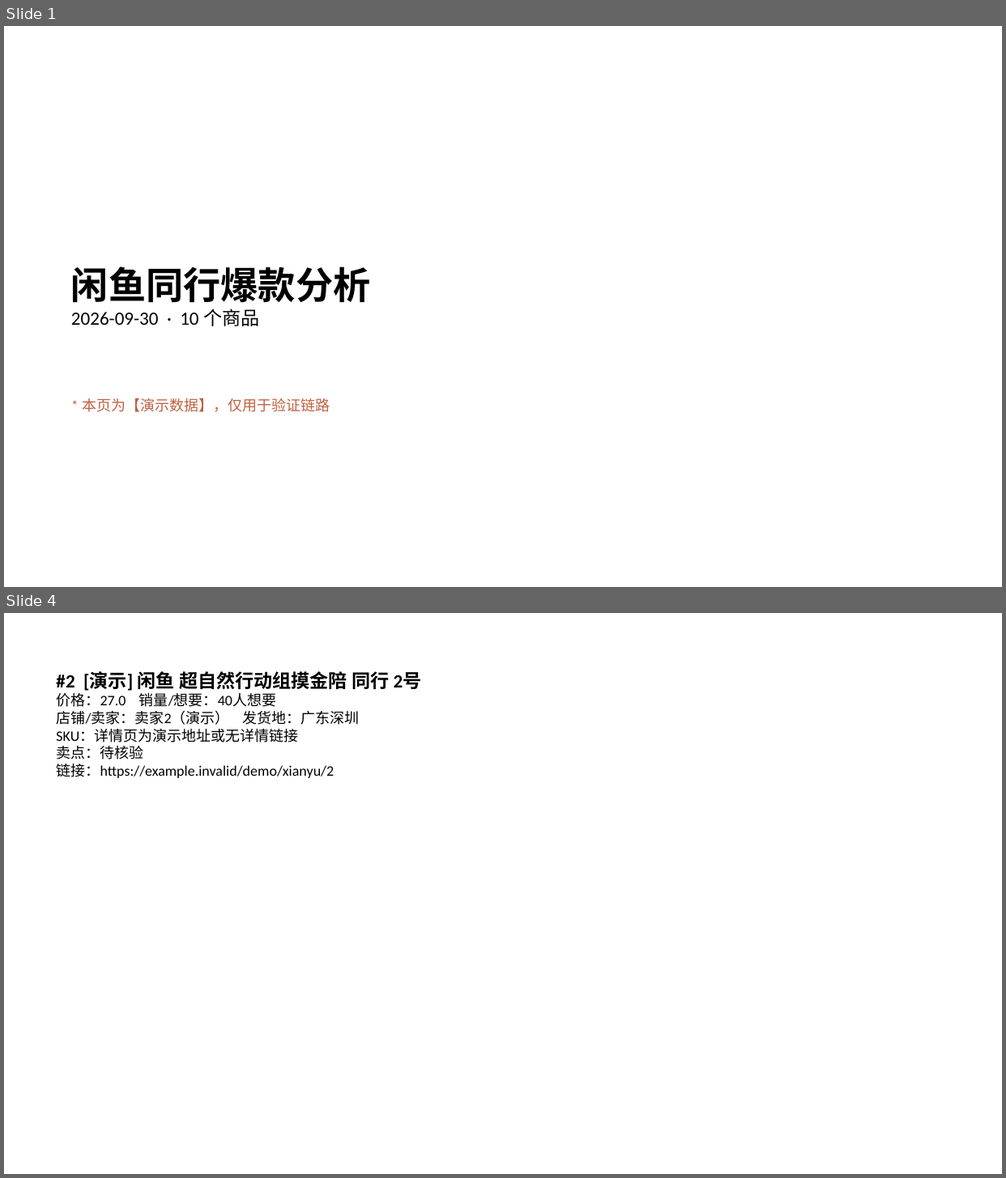
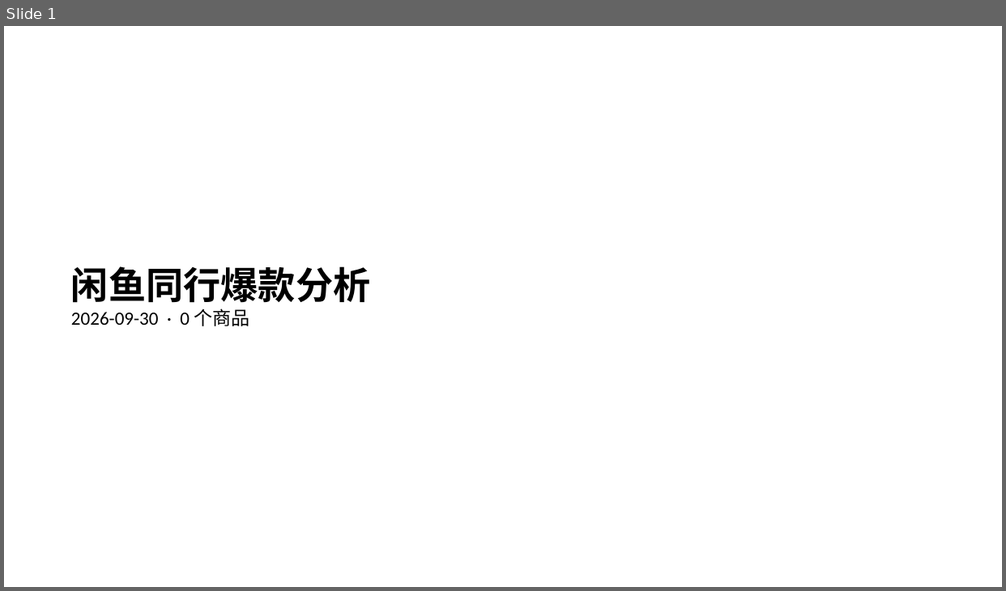
Before and after one commit to 02zhuniu-ship-it/-, a slide deck: archive/2026-09-30/xianyu/PPT报告/闲鱼同行爆款分析-2026-09-30.pptx. Shown one above the other, each under a label of ours: slides 1 and 4 before the commit, slide 1 after it; the slides between them are not shown. The pictures are 1006x1178 and 1006x591 pixels, drawn with LibreOffice and Linux fonts; fonts in the diff are those of the drawing. Boxes give left, top, right and bottom in pixels: in the first picture for what was removed or moved away, otherwise in the second. Text is boxed around its words. In the diff, an @@ line names an element or a change of style, - is before the commit and + after.

```diff
--- a/archive/2026-09-30/xianyu/PPT报告/闲鱼同行爆款分析-2026-09-30.pptx
+++ b/archive/2026-09-30/xianyu/PPT报告/闲鱼同行爆款分析-2026-09-30.pptx
@@ slide 4 removed at box(4, 613, 1002, 1174), background #FFFFFF @@
@@ text removed at box(56, 671, 422, 778) @@
-#2 [演示] 闲鱼 超自然行动组摸金陪 同行 2号
-价格：27.0 销量/想要：40人想要
-店铺/卖家：卖家2（演示） 发货地：广东深圳
-SKU：详情页为演示地址或无详情链接
-卖点：待核验
-链接：https://example.invalid/demo/xianyu/2
@@ slide 1 changed as well @@
@@ text at box(71, 309, 249, 327): text changed @@
-2026-09-30 · 10 个商品
+2026-09-30 · 0 个商品
@@ text removed at box(82, 399, 330, 412) @@
-* 本页为【演示数据】，仅用于验证链路
```
Also in this commit, not shown: 19 other slides removed, 8 other files.
